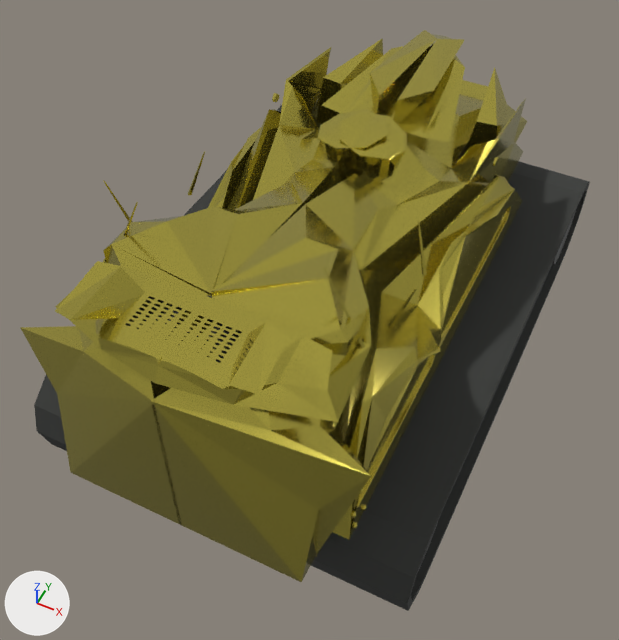
The Blender file player/assets/PlayerModel3.blend: old version first, new version second.
Rendered twice from a camera (50 mm lens) standing at (1.13, -2.53, 2.63) and looking at (0.0, -0.28, -0.19). The axes (+X, +Y, +Z) are drawn at lower left. The lights are the same throughout. The older version comes first.

Names of what the first picture shows: 'BigBody'.
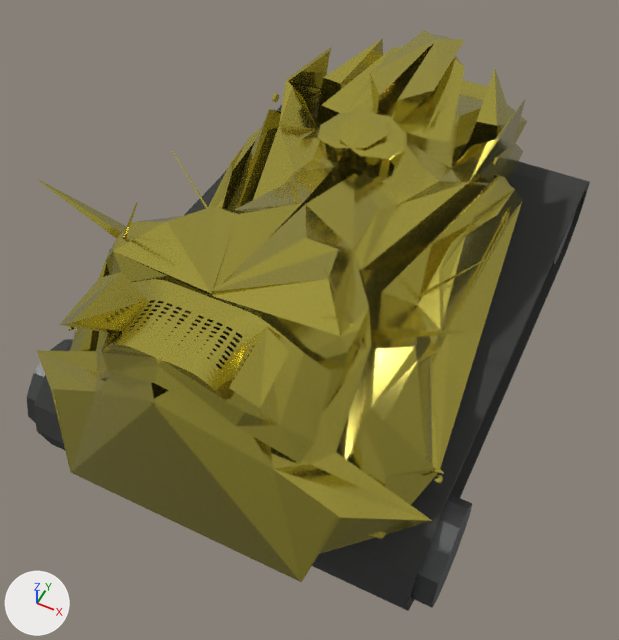
Commit message: feat: more damaged player2

Changed parts and their boxes [x1, y1, x2, y2] in the pictures (619 x 640 px; the box of a moved part takes in the faces that stretch with it):
'BigBody', reshaped
    before: [20, 30, 590, 611]
    after: [26, 30, 590, 611]
part 1 of me_plane_001, moved or reshaped (mostly hidden before)
    before: [418, 525, 437, 571]
    after: [26, 339, 472, 608]
part 2 of me_plane_001, moved or reshaped
    before: [360, 488, 364, 494]
    after: [434, 469, 444, 474]
part 3 of me_plane_001, moved or reshaped
    before: [350, 511, 356, 518]
    after: [68, 326, 443, 484]
part 4 of me_plane_001, moved or reshaped
    before: [20, 102, 522, 582]
    after: [34, 102, 522, 582]
part 5 of me_plane_001, moved or reshaped
    before: [103, 180, 417, 328]
    after: [38, 180, 467, 341]
part 6 of me_plane_001, moved or reshaped
    before: [188, 152, 427, 276]
    after: [172, 150, 495, 299]

Patch to the scene script:
```diff
--- a/player/assets/PlayerModel3.blend.py
+++ b/player/assets/PlayerModel3.blend.py
@@ me_plane_001 @@
 # used by ob_bigbody; location = (0.0, 0.0, 0.0); rotation_euler = (0.0, 1.571, 0.0), in degrees (0, 90, 0)
 # before: 440 (-0.69, -0.71, -0.59) at pixel (104, 180), 442 (-0.69, -0.72, -0.59) at pixel (104, 180), 444 (-0.69, -0.72, -0.59) at pixel (103, 181), 446 (-0.69, -0.72, -0.59) at pixel (103, 180)
 # before: 447 (-0.38, -0.33, -0.51), 448 (-0.58, -0.29, -0.44) at pixel (204, 151), 449 (-0.38, -0.34, -0.5) at pixel (191, 194), 450 (-0.58, -0.3, -0.44) at pixel (205, 152), 451 (-0.38, -0.35, -0.51) at pixel (188, 195)
 # before: 452 (-0.58, -0.3, -0.44) at pixel (204, 152), 453 (-0.38, -0.34, -0.52) at pixel (187, 193), 454 (-0.58, -0.3, -0.45) at pixel (203, 151)
-me_plane_001.from_pydata(...)  # 1691 vertices, 1394 faces, 3 loose edges; spans x -0.79..0.71, y -1.35..1.37, z -0.59..0.85
-me_plane_001.vertices[439].co = (-0.44, -0.67, -0.51)
-me_plane_001.vertices[441].co = (-0.44, -0.68, -0.5)
-me_plane_001.vertices[443].co = (-0.44, -0.69, -0.51)
-me_plane_001.vertices[445].co = (-0.44, -0.68, -0.52)
+me_plane_001.from_pydata(...)  # 1691 vertices, 1394 faces, 3 loose edges; spans x -0.79..0.71, y -1.35..1.37, z -0.8..0.94
+# me_plane_001 part 1: the loose piece of 24 vertices spanning x 0.22..0.64, y -1.13..-0.71, z 0.66..0.82 is scaled about its middle by (1, 0.999, 1.68), then moved by (0.0, 0.0, 0.06)
+# me_plane_001 part 2: the loose piece of 12 vertices spanning x -0.14..-0.12, y -1.15..-1.13, z 0.6..0.63 is scaled about its middle by (-0.211, 0.617, 1.51), then moved by (0.17, 0.29, 0.19)
+# me_plane_001 part 3: the loose piece of 12 vertices spanning x -0.02..0.0, y -1.17..-1.15, z 0.6..0.62 is moved by (0.07, 0.3, 0.2)
+# me_plane_001 part 4: 493 of 1691 vertices moved; they spanned x -0.73..0.2, y -1.32..-0.86, z 0.12..0.85 and now span x -0.71..0.2, y -1.32..-0.82, z 0.12..0.86; mean shift (0.04, 0.01, 0.01); largest move (-0.36, -1.2, 0.67) -> (0.04, -1.03, 0.85)
+# me_plane_001 part 5
+for i in [440, 442, 444, 446]: me_plane_001.vertices[i].co += Vector((-0.01, -0.11, -0.2))
+me_plane_001.vertices[439].co = (-0.28, -0.57, -0.43)
+me_plane_001.vertices[441].co = (-0.39, -0.71, -0.41)
+me_plane_001.vertices[443].co = (-0.39, -0.75, -0.44)
+me_plane_001.vertices[445].co = (-0.39, -0.71, -0.48)
+# me_plane_001 part 6
+for i in [448, 450, 452, 454]: me_plane_001.vertices[i].co += Vector((0.18, 0.14, -0.27))
+for i in [447, 449, 451, 453]: me_plane_001.vertices[i].co += Vector((0.27, 0.1, 0.07))
+# other edits to the shape of me_plane_001 do not show in these pictures
 me_plane_001.materials.append(mat_tank)
```
